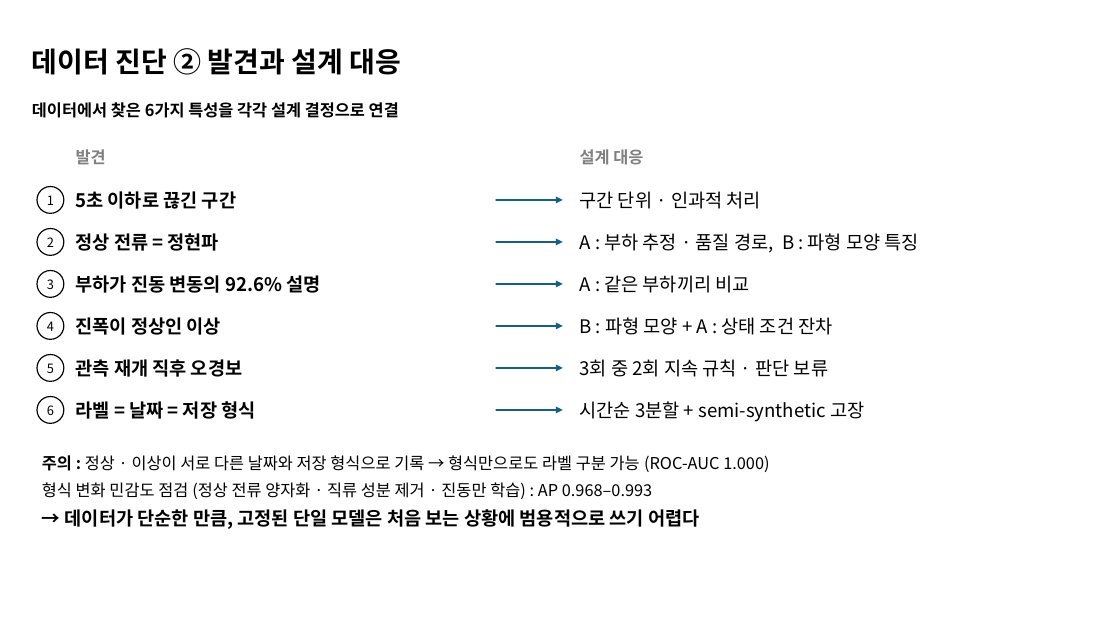
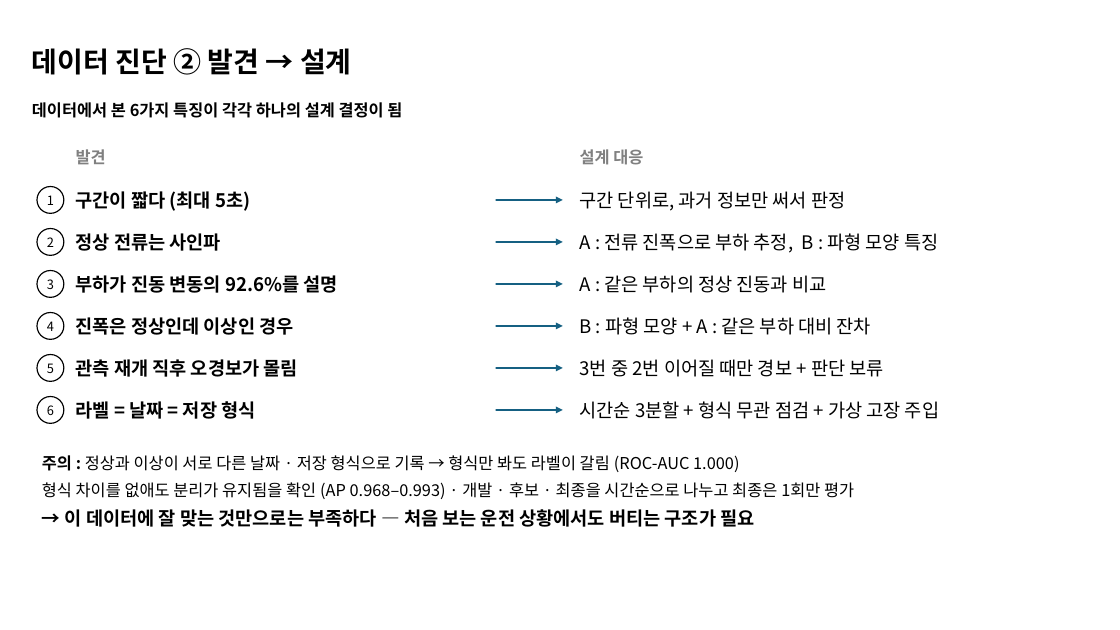
Before and after one commit to ZlataN-AI/KAMP, a slide deck: slide 6 of presentation/RIVET-WM_seminar.pptx. Drawn at 1120x630 pixels with LibreOffice and Linux fonts; fonts in the diff are those of the drawing. Boxes give left, top, right and bottom in pixels: in the first picture for what was removed or moved away, otherwise in the second. Text is boxed around its words. In the diff, an @@ line names an element or a change of style, - is before the commit and + after.

```diff
--- a/presentation/RIVET-WM_seminar.pptx
+++ b/presentation/RIVET-WM_seminar.pptx
@@ title at (32,48,352,75): text changed @@
-데이터 진단 ② 발견과 설계 대응
+데이터 진단 ② 발견 → 설계
@@ text at (32,102,402,118): text changed @@
-데이터에서 찾은 6가지 특성을 각각 설계 결정으로 연결
+데이터에서 본 6가지 특징이 각각 하나의 설계 결정이 됨
@@ text at (76,191,250,211): text changed @@
-5초 이하로 끊긴 구간
+구간이 짧다 (최대 5초)
@@ text at (580,191,845,211): text changed @@
-구간 단위 · 인과적 처리
+구간 단위로, 과거 정보만 써서 판정
@@ text at (76,233,221,251): text changed @@
-정상 전류 = 정현파
+정상 전류는 사인파
@@ text at (580,233,938,253): text changed @@
-A : 부하 추정 · 품질 경로, B : 파형 모양 특징
+A : 전류 진폭으로 부하 추정, B : 파형 모양 특징
@@ text at (76,275,338,293): text changed @@
-부하가 진동 변동의 92.6% 설명
+부하가 진동 변동의 92.6%를 설명
@@ text at (580,275,826,293): text changed @@
-A : 같은 부하끼리 비교
+A : 같은 부하의 정상 진동과 비교
@@ text at (76,317,293,335): text changed @@
-진폭이 정상인 이상
+진폭은 정상인데 이상인 경우
@@ text at (580,317,871,335): text changed @@
-B : 파형 모양 + A : 상태 조건 잔차
+B : 파형 모양 + A : 같은 부하 대비 잔차
@@ text at (76,359,298,377): text changed @@
-관측 재개 직후 오경보
+관측 재개 직후 오경보가 몰림
@@ text at (580,359,883,377): text changed @@
-3회 중 2회 지속 규칙 · 판단 보류
+3번 중 2번 이어질 때만 경보 + 판단 보류
@@ text at (580,401,939,419): text changed @@
-시간순 3분할 + semi-synthetic 고장
+시간순 3분할 + 형식 무관 점검 + 가상 고장 주입
@@ text at (42,455,854,527): text changed @@
-주의 : 정상 · 이상이 서로 다른 날짜와 저장 형식으로 기록 → 형식만으로도 라벨 구분 가능 (ROC-AUC 1.000)
-형식 변화 민감도 점검 (정상 전류 양자화 · 직류 성분 제거 · 진동만 학습) : AP 0.968–0.993
-→ 데이터가 단순한 만큼, 고정된 단일 모델은 처음 보는 상황에 범용적으로 쓰기 어렵다
+주의 : 정상과 이상이 서로 다른 날짜 · 저장 형식으로 기록 → 형식만 봐도 라벨이 갈림 (ROC-AUC 1.000)
+형식 차이를 없애도 분리가 유지됨을 확인 (AP 0.968–0.993) · 개발 · 후보 · 최종을 시간순으로 나누고 최종은 1회만 평가
+→ 이 데이터에 잘 맞는 것만으로는 부족하다 — 처음 보는 운전 상황에서도 버티는 구조가 필요
```
Also in this commit, not shown: 26 other slides changed, 1 other file.
